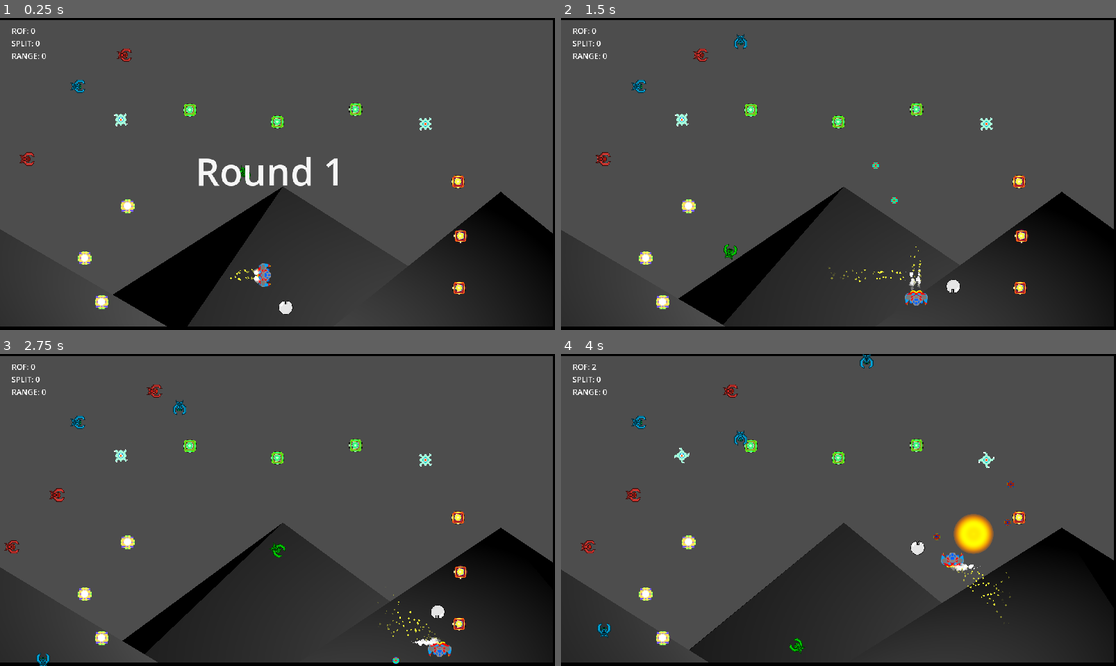
Above: before the commit, frames 1-4 (two rows, left to right).
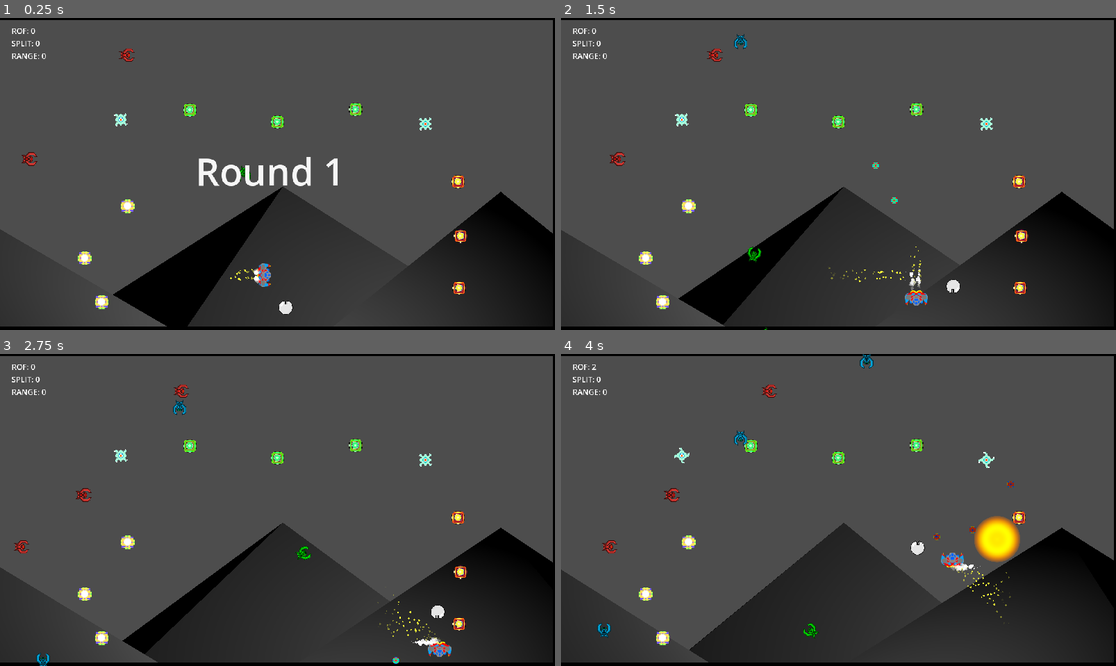
Above: after the commit, the same moments.

Repository: gamkedo-la/AttackStackCharlie
Game: Godot game, scene res://Levels/TestLevelA.tscn
Two runs of this game, one before a commit and one after it. Both use one fixed random seed, a clock stepped at 60 frames per second and the inputs below. This scene is started directly instead of the project's main scene. Sound files missing from this copy of the repository are replaced by a short silence.
Inputs:
- Up to frame 1 (0.25 s): no input
- Up to frame 2 (1.5 s): hold D (move right) 0.53-1.28 s; hold Space (shoot) 0.53-1.28 s; hold S (move down) from 1.28 s (still down); tap Space (shoot) at 1.35 s
- Up to frame 3 (2.75 s): release S (move down) at 2.03 s; hold D (move right) from 2.03 s (still down); hold Space (shoot) from 2.03 s (still down)
- Up to frame 4 (4 s): release D (move right) at 2.78 s; release Space (shoot) at 2.78 s; hold W (move up) 2.78-3.53 s; tap Space (shoot) at 2.85 s; hold A (move left) from 3.53 s (still down); hold Space (shoot) from 3.53 s (still down)

The runs differ from the first frame. In frame 1, 0.2% of the frame differs, in the area x 3-46%, y 9-53%; in frame 2, 0.5%; in frame 3, 0.6%; in frame 4, 2.0%, in the area x 3-83%, y 9-97%.

Commit message:
Edge spawner ratios now use script names, more easily inspector editable

Diff:
--- a/Enemies/EnemyEdgeSpawning.gd
+++ b/Enemies/EnemyEdgeSpawning.gd
@@ -1,9 +1,9 @@
 extends Node2D
 
 @export var enemy_data: Array[Dictionary] = [
-	{"scene": preload("res://Enemies/EvilRusher.tscn"), "weight": 1},
-	{"scene": preload("res://Enemies/EvilSlider.tscn"), "weight": 3},
-	{"scene": preload("res://Enemies/EvilCircler.tscn"), "weight": 2}
+	{"scene": "EvilRusher", "weight": 1},
+	{"scene": "EvilSlider", "weight": 3},
+	{"scene": "EvilCircler", "weight": 2}
 ]
 @export var minRespawnTime: float = 0.25
 @export var maxRespawnTime: float = 0.75
@@ -30,6 +30,10 @@
 		total_weight += data["weight"]
 	return total_weight
 
+func load_scene(scene_name: String):
+	var scene_path = "res://Enemies/" + scene_name + ".tscn"
+	return load(scene_path)
+
 func select_enemy_scene():
 	var total_weight = get_spawn_weight_total()
 	var random_value = randi() % total_weight
@@ -38,7 +42,7 @@
 	for data in enemy_data:
 		current_weight += data["weight"]
 		if random_value < current_weight:
-			return data["scene"]
+			return load_scene(data["scene"])
 
 	print("I messed up the spawn ratio logic this should not be seen - cdeleon");
 	return null
--- a/Enemies/Scripts/EvilCircler.gd
+++ b/Enemies/Scripts/EvilCircler.gd
@@ -1,7 +1,7 @@
 extends "res://Enemies/Scripts/Enemy.gd"
 
 const ROTATE_SPEED = 0.2
-const CIRCLE_DISTANCE = 400
+const CIRCLE_DISTANCE = 350
 
 var circlePercent = 0
 var inRangeOfTarget
--- a/Enemies/Scripts/EvilRusher.gd
+++ b/Enemies/Scripts/EvilRusher.gd
@@ -1,6 +1,6 @@
 extends "res://Enemies/Scripts/Enemy.gd"
 
-const HUNT_SPEED = 25
+const HUNT_SPEED = 45
 const RUSH_SPEED = 95
 const RUSH_DISTANCE = 200
 
--- a/Levels/TestLevelA.tscn
+++ b/Levels/TestLevelA.tscn
@@ -1,11 +1,10 @@
-[gd_scene load_steps=14 format=3 uid="uid://degldynxe05sf"]
+[gd_scene load_steps=13 format=3 uid="uid://degldynxe05sf"]
 
 [ext_resource type="Script" path="res://Levels/MainPlay.gd" id="1_4o0gi"]
 [ext_resource type="PackedScene" uid="uid://ctoiuwlmdykfy" path="res://Player/playerdrone.tscn" id="2_ojseh"]
 [ext_resource type="Script" path="res://Enemies/EnemyEdgeSpawning.gd" id="3_j6cuh"]
 [ext_resource type="PackedScene" uid="uid://cj7rg0xhytvee" path="res://Enemies/EvilSpikes.tscn" id="4_wr81a"]
 [ext_resource type="PackedScene" uid="uid://d12rmco0pfhyc" path="res://Enemies/EvilCircler.tscn" id="5_twfta"]
-[ext_resource type="PackedScene" uid="uid://cfc6nu2yaw6cd" path="res://Enemies/EvilSlider.tscn" id="6_d55cp"]
 [ext_resource type="PackedScene" uid="uid://b87ldi225us4h" path="res://Enemies/EvilRusher.tscn" id="7_aq55c"]
 [ext_resource type="PackedScene" uid="uid://chy58la7p4ca2" path="res://Powerups/UpgradeShot_Split.tscn" id="8_t4b3p"]
 [ext_resource type="PackedScene" uid="uid://lmcwu5px8yv" path="res://Powerups/UpgradeShot_ROF.tscn" id="9_36728"]
@@ -32,9 +31,6 @@
 
 [node name="EvilCircler" parent="Enemies" instance=ExtResource("5_twfta")]
 position = Vector2(508, 261)
-
-[node name="EvilSlider" parent="Enemies" instance=ExtResource("6_d55cp")]
-position = Vector2(162, 142)
 
 [node name="EvilRusher" parent="Enemies" instance=ExtResource("7_aq55c")]
 position = Vector2(50, 293)
--- a/Levels/TestLevelB.tscn
+++ b/Levels/TestLevelB.tscn
@@ -12,6 +12,16 @@
 
 [node name="Enemies" type="Node2D" parent="."]
 script = ExtResource("3_einjh")
+enemy_data = Array[Dictionary]([{
+"scene": "EvilRusher",
+"weight": 5
+}, {
+"scene": "EvilSlider",
+"weight": 3
+}, {
+"scene": "EvilCircler",
+"weight": 2
+}])
 
 [node name="Powerups (pre-placed)" type="Node2D" parent="."]
 
